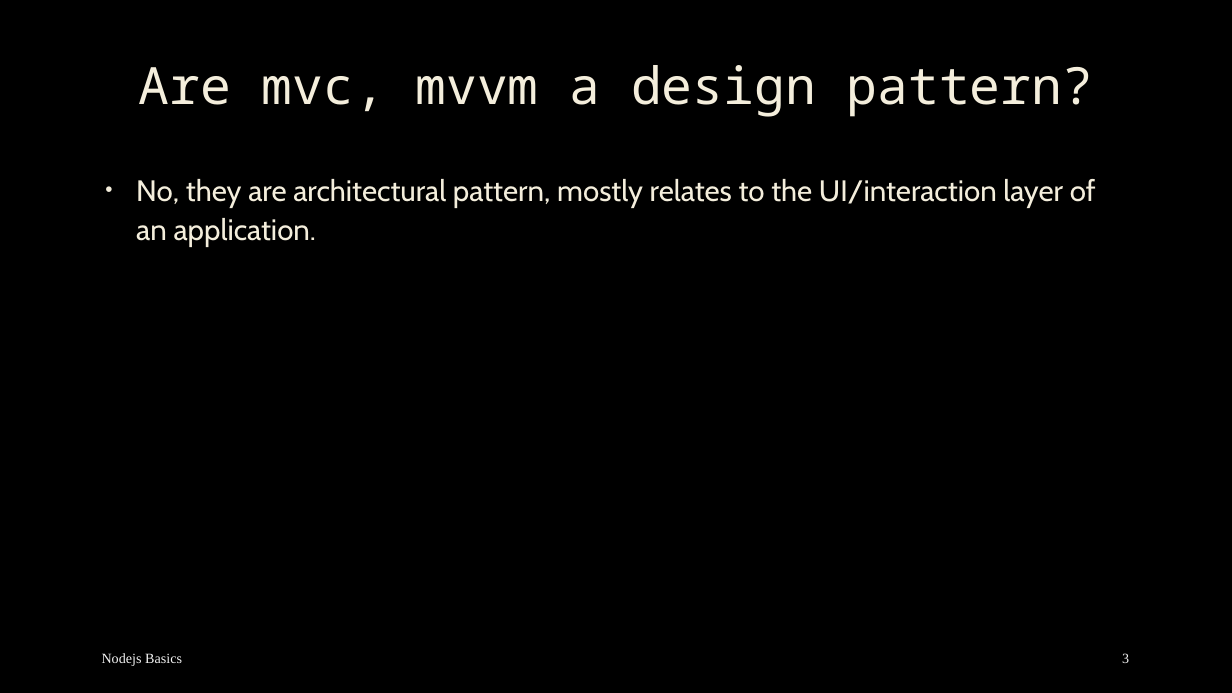
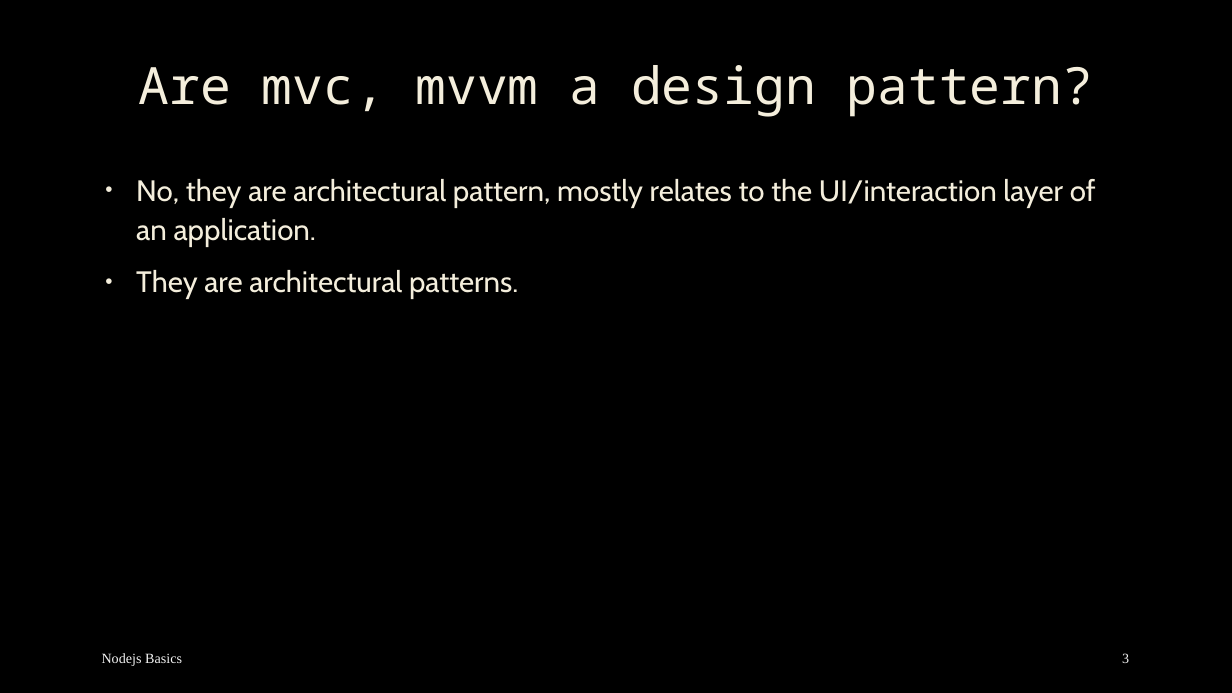
Before and after one commit to mostafa8026/nestjs-course, a slide deck: slide 3 of dp/dp-02.pptx. Drawn at 1232x693 pixels with LibreOffice and Linux fonts; fonts in the diff are those of the drawing; background and template pictures are left out. Boxes give left, top, right and bottom in pixels: in the first picture for what was removed or moved away, otherwise in the second. Text is boxed around its words. In the diff, an @@ line names an element or a change of style, - is before the commit and + after.

```diff
--- a/dp/dp-02.pptx
+++ b/dp/dp-02.pptx
@@ text at [136, 270, 518, 299]: paragraph added @@
+• They are architectural patterns.
```
Also in this commit, not shown: 1 other slide changed, 8 slides added, 1 slide removed, 8 other files.
